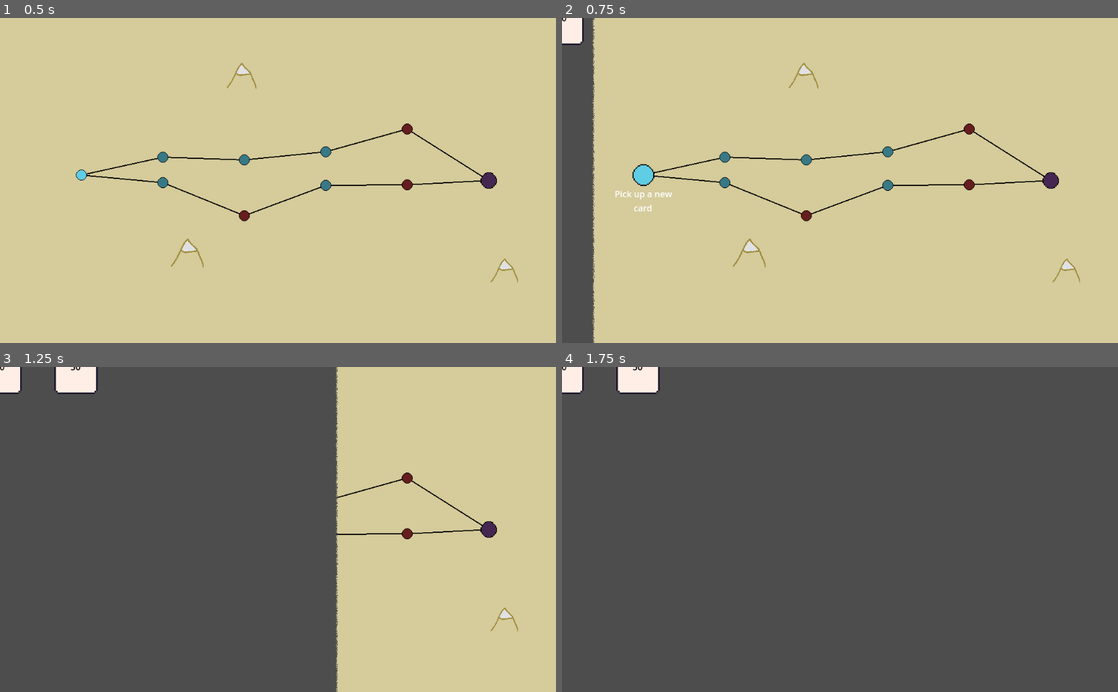
Above: before the commit, frames 1-4 (two rows, left to right).
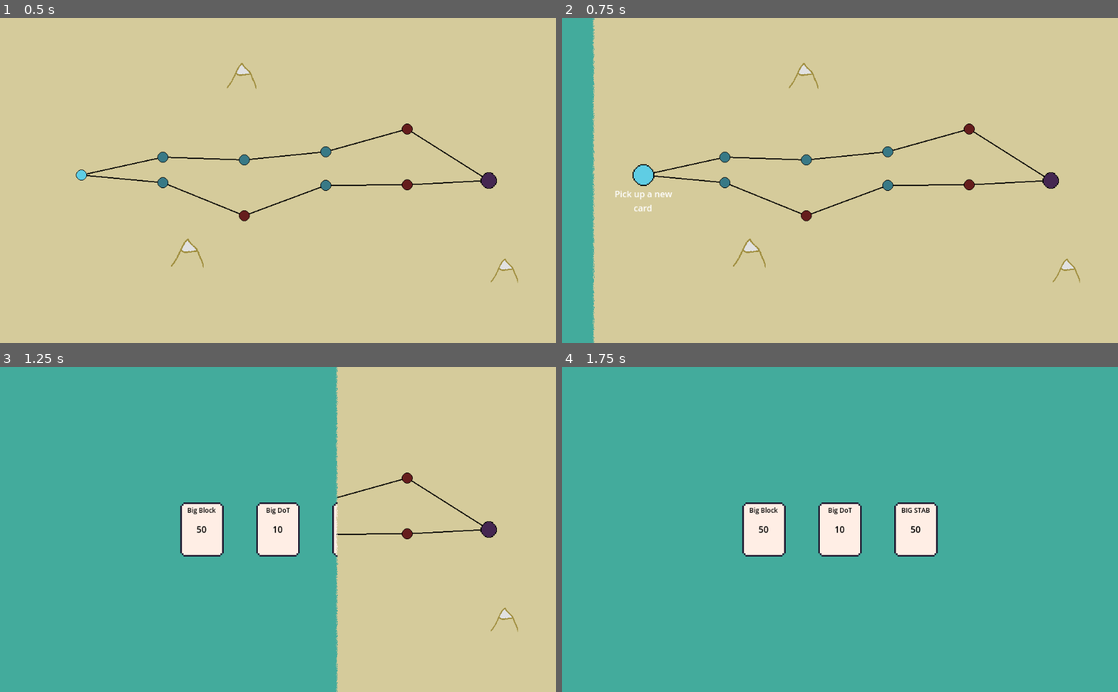
Above: after the commit, the same moments.

Repository: maxnovak/card-battle-time
Game: Godot game, scene res://Game.tscn
Same seed, same stepped clock (60 frames per second), same inputs: the game is played once before the commit and once after it.
Inputs (mouse positions are in pixels of both pictures, inside the frame that each line leads up to):
- Up to frame 1 (0.5 s): no input
- Up to frame 2 (0.75 s): tap Enter at 0.5 s; move the mouse to (645, 174) at 0.52 s; click (645, 174) at 0.67 s
- Up to frame 3 (1.25 s): no input
- Up to frame 4 (1.75 s): move the mouse to (728, 545) at 1.27 s; click (728, 545) at 1.42 s

Frame 1 is identical in both runs. In frame 2, 5.7% of the frame differs, in the area x 0-6%, y 0-100%; in frame 3, 61%; in frame 4, 100%, in the area x 0-100%, y 0-100%.

Commit message:
Refactor Game scene to use control nodes and set min width/height

Diff:
--- a/Game.tscn
+++ b/Game.tscn
@@ -10,7 +10,7 @@
 tracks/0/type = "value"
 tracks/0/imported = false
 tracks/0/enabled = true
-tracks/0/path = NodePath("Sprite2D:modulate")
+tracks/0/path = NodePath("TransitionImageHolder:modulate")
 tracks/0/interp = 1
 tracks/0/loop_wrap = true
 tracks/0/keys = {
@@ -22,7 +22,7 @@
 tracks/1/type = "value"
 tracks/1/imported = false
 tracks/1/enabled = true
-tracks/1/path = NodePath("Sprite2D:material:shader_parameter/dissolve_state")
+tracks/1/path = NodePath("TransitionImageHolder:material:shader_parameter/dissolve_state")
 tracks/1/interp = 1
 tracks/1/loop_wrap = true
 tracks/1/keys = {
@@ -37,7 +37,7 @@
 tracks/0/type = "value"
 tracks/0/imported = false
 tracks/0/enabled = true
-tracks/0/path = NodePath("Sprite2D:modulate")
+tracks/0/path = NodePath("TransitionImageHolder:modulate")
 tracks/0/interp = 1
 tracks/0/loop_wrap = true
 tracks/0/keys = {
@@ -49,7 +49,7 @@
 tracks/1/type = "value"
 tracks/1/imported = false
 tracks/1/enabled = true
-tracks/1/path = NodePath("Sprite2D:material:shader_parameter/dissolve_state")
+tracks/1/path = NodePath("TransitionImageHolder:material:shader_parameter/dissolve_state")
 tracks/1/interp = 1
 tracks/1/loop_wrap = true
 tracks/1/keys = {
@@ -70,10 +70,24 @@
 shader_parameter/dissolve_state = 0.0
 shader_parameter/dissolve_pattern = ExtResource("4_awvpf")
 
-[node name="Game" type="Node2D"]
+[node name="Game" type="Control"]
+layout_mode = 3
+anchors_preset = 15
+anchor_right = 1.0
+anchor_bottom = 1.0
+grow_horizontal = 2
+grow_vertical = 2
+mouse_filter = 2
 script = ExtResource("1_47x6f")
 
-[node name="Scenes" type="Node2D" parent="."]
+[node name="Scenes" type="Control" parent="."]
+layout_mode = 1
+anchors_preset = 15
+anchor_right = 1.0
+anchor_bottom = 1.0
+grow_horizontal = 2
+grow_vertical = 2
+mouse_filter = 2
 
 [node name="Map" parent="Scenes" instance=ExtResource("2_nc35d")]
 
@@ -82,7 +96,7 @@
 "": SubResource("AnimationLibrary_jeaws")
 }
 
-[node name="Sprite2D" type="Sprite2D" parent="."]
+[node name="TransitionImageHolder" type="Sprite2D" parent="."]
 material = SubResource("ShaderMaterial_pmjjw")
 offset = Vector2(512, 300)
 
--- a/game.gd
+++ b/game.gd
@@ -1,4 +1,4 @@
-extends Node2D
+extends Control
 
 const combatScene = preload("res://Events/Combat/Combat.tscn")
 const aquireCardScene = preload("res://Events/AquireCard/AquireCard.tscn")
@@ -6,11 +6,14 @@
 @onready
 var mapHolder = $Scenes/Map
 
+func _ready():
+	DisplayServer.window_set_min_size(Vector2(1024,600))
+
 func _on_map_change_scene(type):
 	Input.set_default_cursor_shape(Input.CURSOR_WAIT)
 	var image = get_viewport().get_texture().get_image()
 	var texture = ImageTexture.create_from_image(image)
-	$Sprite2D.texture = texture
+	$TransitionImageHolder.texture = texture
 	$Scenes.remove_child(mapHolder)
 	if type == LocationClass.Types.BATTLE:
 		var combat = combatScene.instantiate()
@@ -28,7 +31,7 @@
 	Input.set_default_cursor_shape(Input.CURSOR_WAIT)
 	var image = get_viewport().get_texture().get_image()
 	var texture = ImageTexture.create_from_image(image)
-	$Sprite2D.texture = texture
+	$TransitionImageHolder.texture = texture
 	$Scenes.remove_child(event)
 	$Scenes.add_child(mapHolder)
 	$AnimationPlayer.play("side-wipe")
